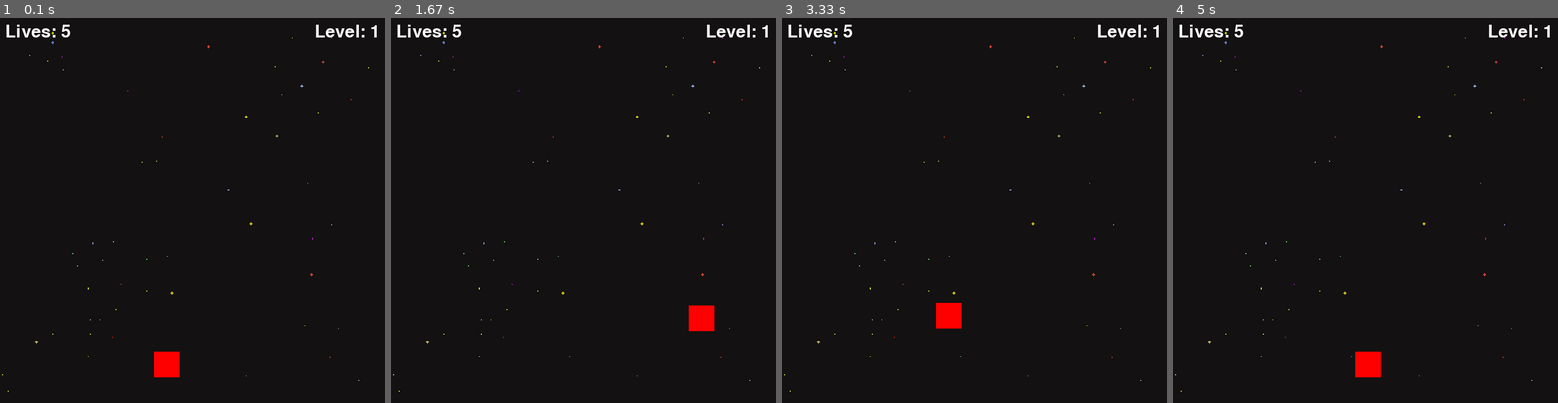
Above: before the commit, frames 1-4 (left to right).
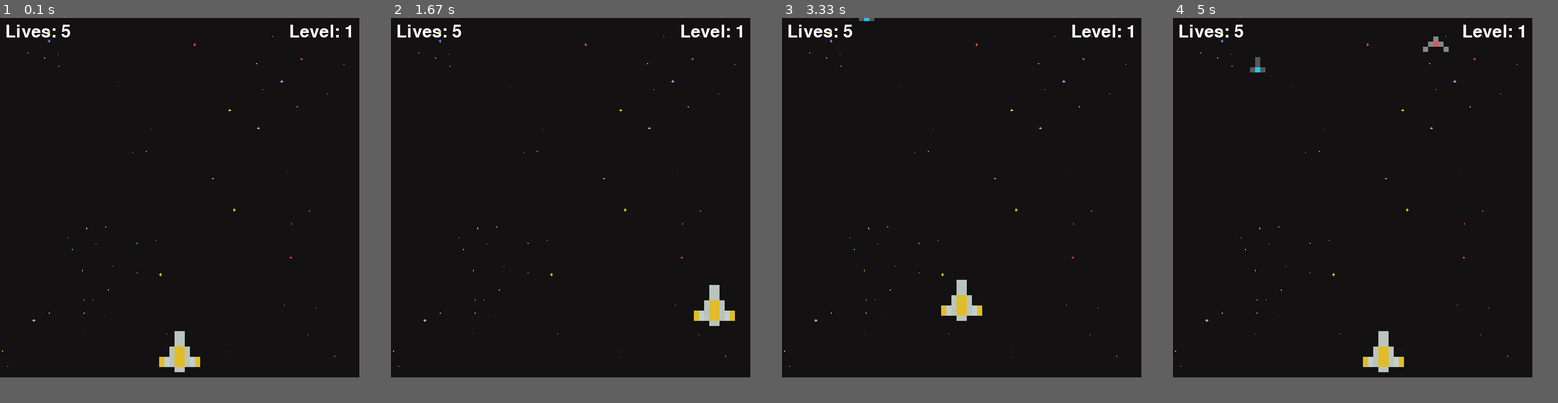
Above: after the commit, the same moments.

Repository: JRD8/PygameSpaceInvaders
Game: pygame game, started from main.py
Same seed, same stepped clock (60 frames per second), same inputs: the game is played once before the commit and once after it.
Inputs:
- Up to frame 1 (0.1 s): no input
- Up to frame 2 (1.67 s): hold D 0.33-0.8 s; hold W 0.83-1.13 s; hold D 1.17-1.63 s
- Up to frame 3 (3.33 s): hold A 1.67-2.2 s; hold S 2.23-2.53 s; hold A 2.57-2.97 s; hold W from 3 s (still down)
- Up to frame 4 (5 s): release W at 3.37 s; hold D 3.4-4.03 s; hold S 4.07-4.43 s; hold A 4.47-4.93 s; hold D from 4.97 s (still down)
In our replay, the window is 750x750 before the commit and 700x700 after it. These sizes can differ from the game's own. Grey fills any space a smaller window leaves; there, only what the larger window draws over its background counts as a difference.

The runs differ from the first frame. In frame 1, 1.3% of the frame differs, in the area x 0-98%, y 1-98%; in frame 2, 1.3%; in frame 3, 1.3%; in frame 4, 1.5%.

Commit message:
Finished through 1:05:00

Diff:
--- a/main.py
+++ b/main.py
@@ -3,7 +3,7 @@
 import time
 import random
 
-WIDTH, HEIGHT = 750, 750
+WIDTH, HEIGHT = 700, 700 # Slightly different than Tim's screen which is 750,750
 WIN = pygame.display.set_mode((WIDTH, HEIGHT))
 pygame.display.set_caption("JRD Space Invaders")
 pygame.font.init()
@@ -37,18 +37,56 @@
 		self.cool_down_counter = 0
 
 	def draw(self, window):
-		pygame.draw.rect(window, (255,0,0), (self.x, self.y, 50, 50))
+		# pygame.draw.rect(window, (255,0,0), (self.x, self.y, 50, 50))
+		window.blit(self.ship_img, (self.x, self.y))
+
+	def get_width(self):
+		return self.ship_img.get_width()
+
+	def get_height(self):
+		return self.ship_img.get_height()
+
+
+class Player(Ship):
+	def __init__(self, x, y, health=100):
+		super().__init__(x, y, health)
+		self.ship_img = YELLOW_SPACE_SHIP
+		self.laster_img = YELLOW_LASER
+		self.mask = pygame.mask.from_surface(self.ship_img)
+		self.mask_health = health
+
+
+class Enemy(Ship):
+	COLOR_MAP = {
+				"red": (RED_SPACE_SHIP, RED_LASER),
+				"green": (GREEN_SPACE_SHIP, GREEN_LASER),
+				"blue": (BLUE_SPACE_SHIP, BLUE_LASER)
+				}
+
+	def __init__(self, x, y, color, health=100): #"red", "green", "blue"
+		super().__init__(x, y, health)
+		self.ship_img, self.laser_img = self.COLOR_MAP[color]
+		self.mask = pygame.mask.from_surface(self.ship_img)
+
+	def move(self, vel):
+		self.y += vel
+
 
 def main():
 	run = True
 	FPS = 60 # Frames Per Second, Higher The Number = Faster The Game Will Run
-	level = 1
+	level = 0
 	lives = 5
 	clock = pygame.time.Clock()
 	main_font = pygame.font.SysFont("comicsans", 50)
-	player_vel = 5
 
-	ship = Ship(300, 650)
+	enemies = []
+	wave_length = 5
+	enemy_vel = 1 # Enemy speed
+
+	player_vel = 5 # Player speed
+
+	player = Player(300, 600) # Initial player position, different from Tim's 300,650
 
 	def redraw_window():
 		WIN.blit(BG, (0,0))
@@ -59,28 +97,45 @@
 		WIN.blit(lives_label, (10,10))
 		WIN.blit(level_label, (WIDTH - level_label.get_width() - 10,10))
 
-		ship.draw(WIN)
+		player.draw(WIN)
+
+		for enemy in enemies:
+			enemy.draw(WIN)
 
 		pygame.display.update()
 
 	while run:
 		clock.tick(FPS) # Tick the clock at a consistent rate, regardless of speed of computer
-		redraw_window()
+
+		# Spawning new enemies
+		if len(enemies) == 0:
+			level += 1
+			wave_length += 5
+			for i in range(wave_length):
+				# Spawn the enemies above the screen (not visible) at random x, y positons
+				enemy = Enemy(random.randrange(50, WIDTH-100), random.randrange(-1500, -100), random.choice(["red", "blue", "green"]))
+				enemies.append(enemy)
 
 		for event in pygame.event.get():
 			if event.type == pygame.QUIT:
 				run = False
 
+		# Move Player
 		keys = pygame.key.get_pressed()
-		if keys[pygame.K_a]: # left
-			ship.x -= player_vel
-		if keys[pygame.K_d]: # right
-			ship.x += player_vel
-		if keys[pygame.K_w]: # up
-			ship.y -= player_vel
-		if keys[pygame.K_s]: # down
-			ship.y += player_vel
+		if keys[pygame.K_a] and player.x - player_vel > 0: # left
+			player.x -= player_vel
+		if keys[pygame.K_d] and player.x + player_vel + player.get_width() < WIDTH: # right
+			player.x += player_vel
+		if keys[pygame.K_w] and player.y - player_vel > 0: # up
+			player.y -= player_vel
+		if keys[pygame.K_s] and player.y + player_vel + player.get_height() < HEIGHT: # down
+			player.y += player_vel
 
+		for enemy in enemies:
+			enemy.move(enemy_vel)
+
+
+		redraw_window()
 
 
 main()
